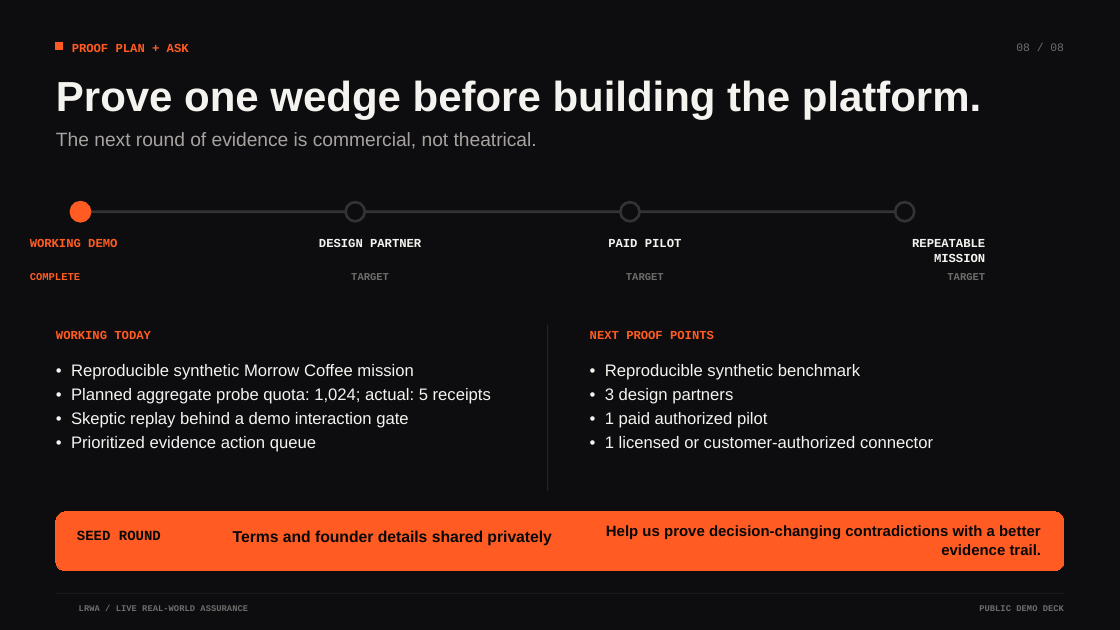
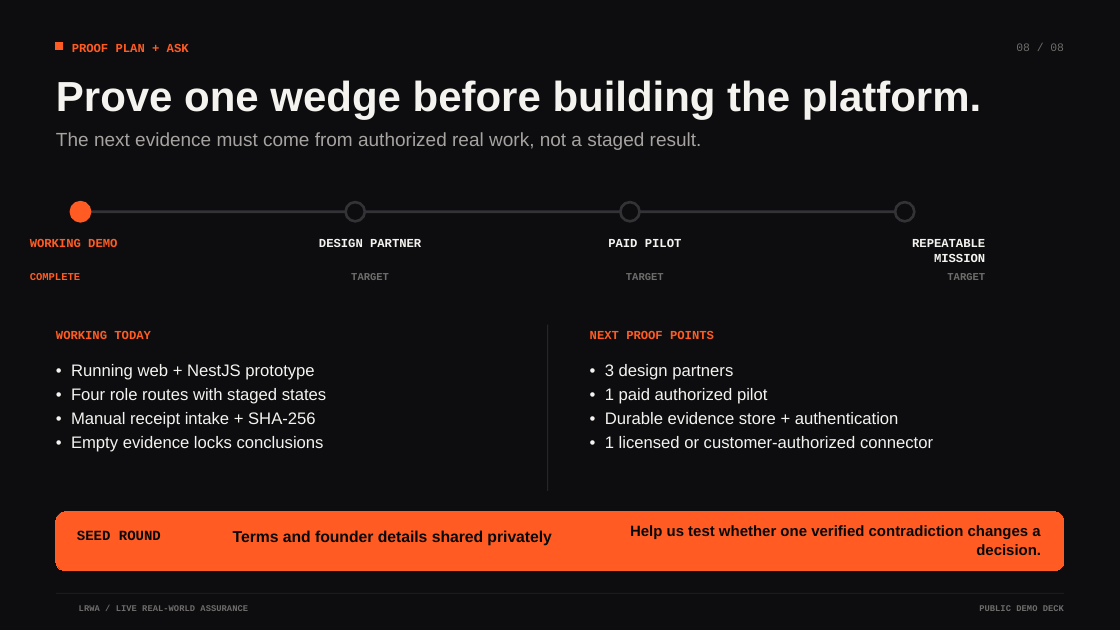
Before and after one commit to 0xWeakSheep/lrwa-agent-web, a slide deck: slide 8 of public/materials/LRWA_Seed_Deck.pptx. Drawn at 1120x630 pixels with LibreOffice and Linux fonts; fonts in the diff are those of the drawing; background and template pictures are left out. Boxes give left, top, right and bottom in pixels: in the first picture for what was removed or moved away, otherwise in the second. Text is boxed around its words. In the diff, an @@ line names an element or a change of style, - is before the commit and + after.

Commit message:
feat: ship truthful evidence operations workflow

```diff
--- a/public/materials/LRWA_Seed_Deck.pptx
+++ b/public/materials/LRWA_Seed_Deck.pptx
@@ text at bbox=[56, 132, 702, 150]: text changed; size 16.5 to 16.3 pt @@
-The next round of evidence is commercial, not theatrical.
+The next evidence must come from authorized real work, not a staged result.
@@ text at bbox=[71, 364, 326, 452]: text changed @@
-• Reproducible synthetic Morrow Coffee mission
-• Planned aggregate probe quota: 1,024; actual: 5 receipts
-• Skeptic replay behind a demo interaction gate
-• Prioritized evidence action queue
+• Running web + NestJS prototype
+• Four role routes with staged states
+• Manual receipt intake + SHA-256
+• Empty evidence locks conclusions
@@ text at bbox=[605, 364, 860, 380]: paragraph removed @@
-• Reproducible synthetic benchmark
@@ text at bbox=[605, 412, 899, 424]: paragraph added @@
+• Durable evidence store + authentication
@@ text at bbox=[630, 525, 1041, 555]: text changed @@
-Help us prove decision-changing contradictions with a better evidence trail.
+Help us test whether one verified contradiction changes a decision.
```
Also in this commit, not shown: 7 other slides changed, 40 other files.
